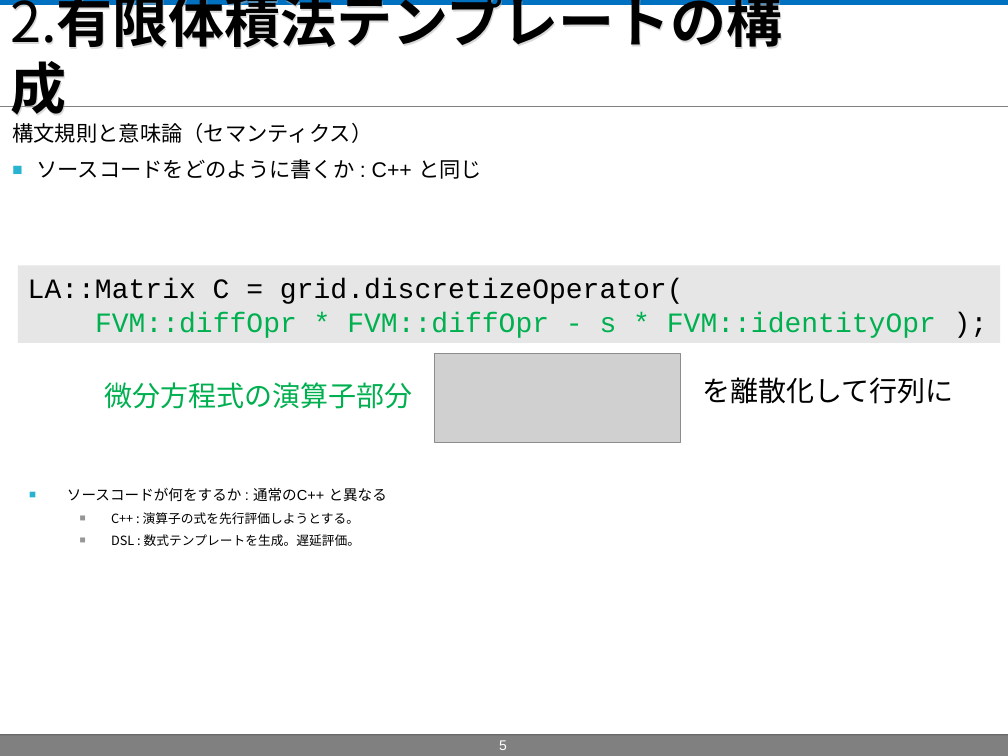
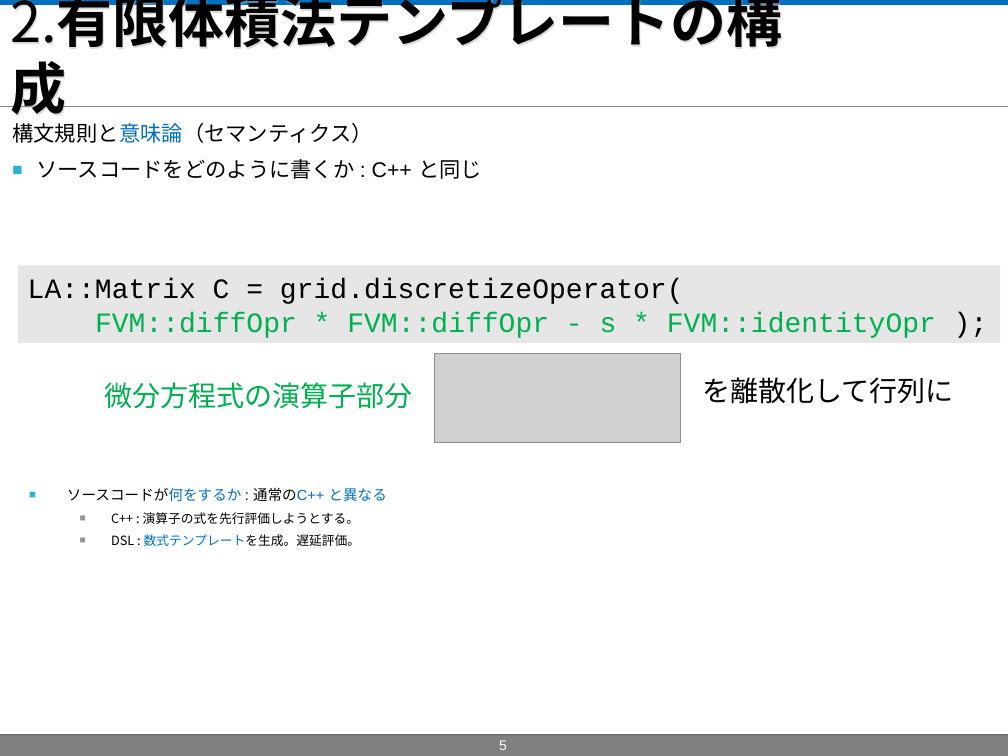
Before and after one commit to masa-ito/ProtoToPoisson, a slide deck: slide 5 of doc/第57回プログラミング・シンポジウム/presentationAtJaxaOn10Dec2015/ProtoFVM_PresentationAtJaxaOn10Dec2015.ppt. Drawn at 1008x756 pixels with LibreOffice and Linux fonts; fonts in the diff are those of the drawing; grey boxes stand for pictures; background and template pictures are left out. Boxes give left, top, right and bottom in pixels: in the first picture for what was removed or moved away, otherwise in the second. Text is boxed around its words. In the diff, an @@ line names an element or a change of style, - is before the commit and + after.

```diff
--- a/doc/第57回プログラミング・シンポジウム/presentationAtJaxaOn10Dec2015/ProtoFVM_PresentationAtJaxaOn10Dec2015.ppt
+++ b/doc/第57回プログラミング・シンポジウム/presentationAtJaxaOn10Dec2015/ProtoFVM_PresentationAtJaxaOn10Dec2015.ppt
@@ text at (12,123,372,143): text colour #000000 to #0070C0 in "構文規則と意味論（セマンティクス）" @@
@@ text at (67,487,387,546): text colour #000000 to #0070C0 in "ソースコードが何をするか 通常のC++ と異なる", "数式テンプレートを生成。遅延評価。" @@
```
Also in this commit, not shown: 5 other slides changed.
